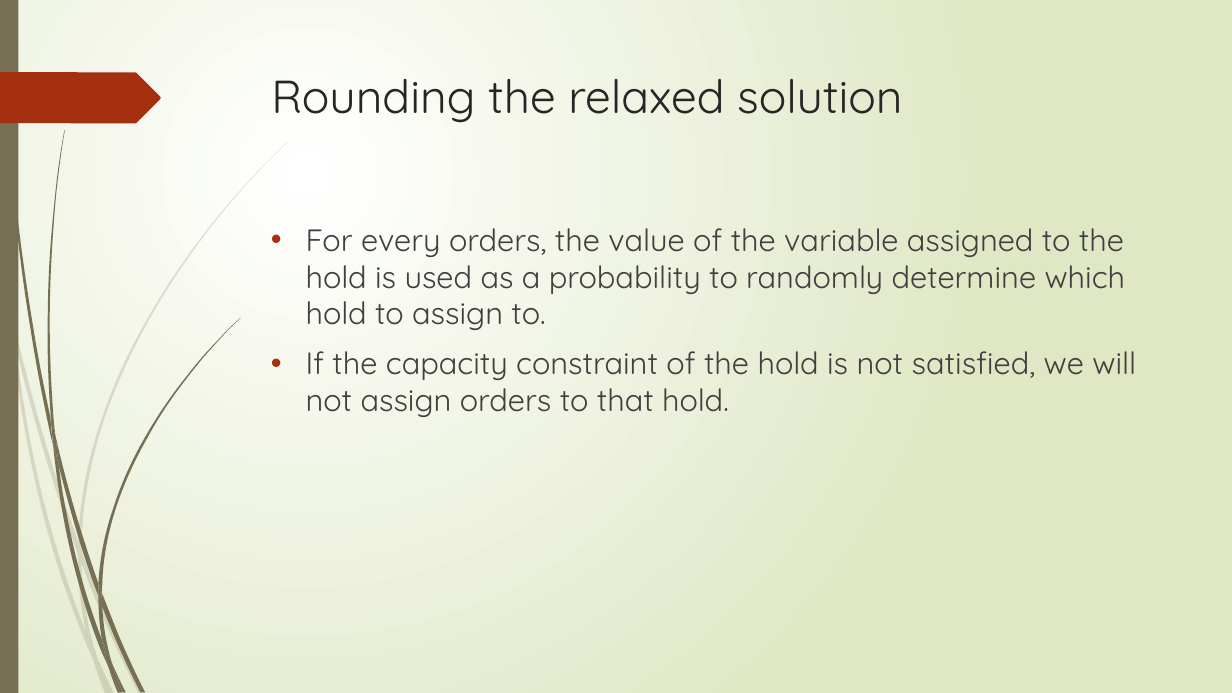
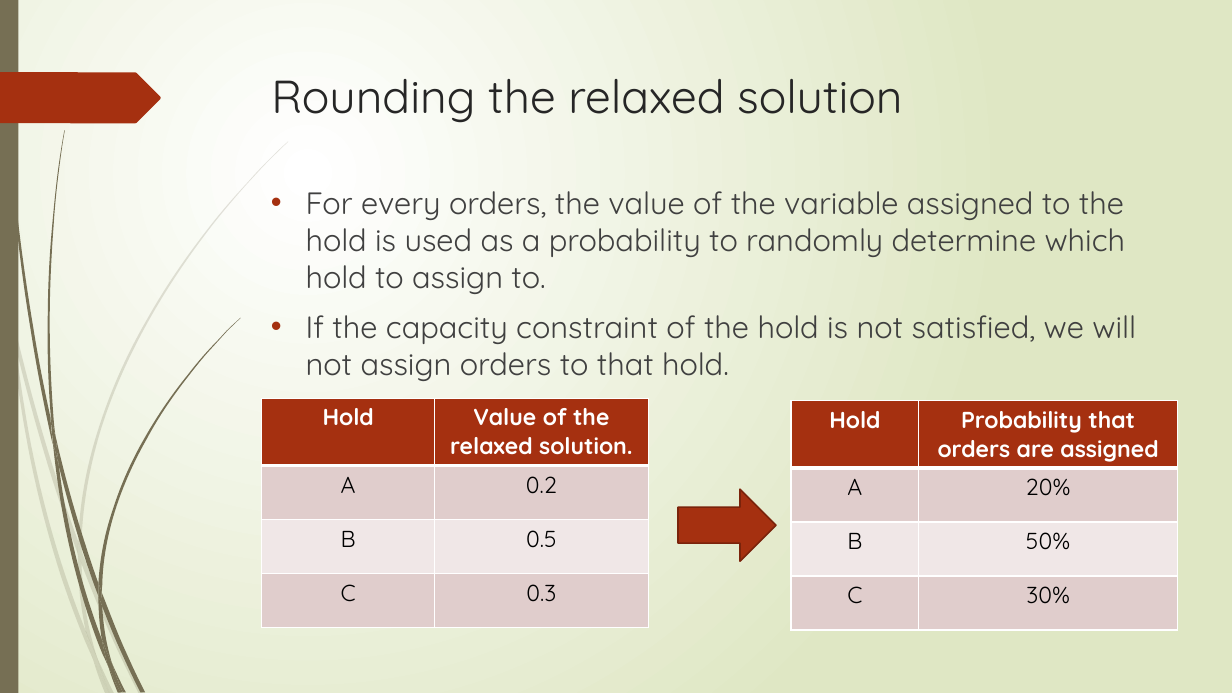
Before and after one commit to r-kurosu/kline_new, a slide deck: slide 56 of 竹田_修論発表.pptx (slide 51 before the commit). Drawn at 1232x693 pixels with LibreOffice and Linux fonts; fonts in the diff are those of the drawing. Boxes give left, top, right and bottom in pixels: in the first picture for what was removed or moved away, otherwise in the second. Text is boxed around its words. In the diff, an @@ line names an element or a change of style, - is before the commit and + after.

```diff
--- a/竹田_修論発表.pptx
+++ b/竹田_修論発表.pptx
@@ text "For every orders, the value ...": place and size @@
-text "For every orders, the value ..." at box(306, 228, 1136, 417)
+text "For every orders, the value ..." at box(306, 191, 1136, 381)
@@ table added at box(262, 398, 648, 625), 4 rows, 2 columns @@
+Hold | Value of the relaxed solution.
+A | 0.2
+B | 0.5
+C | 0.3
@@ table added at box(791, 401, 1177, 628), 4 rows, 2 columns @@
+Hold | Probability that orders are assigned
+A | 20%
+B | 50%
+C | 30%
@@ right arrow added at box(678, 489, 776, 561), fill #A53010, outline #7A240C 1.25 pt @@
```
Also in this commit, not shown: 7 slides added.
